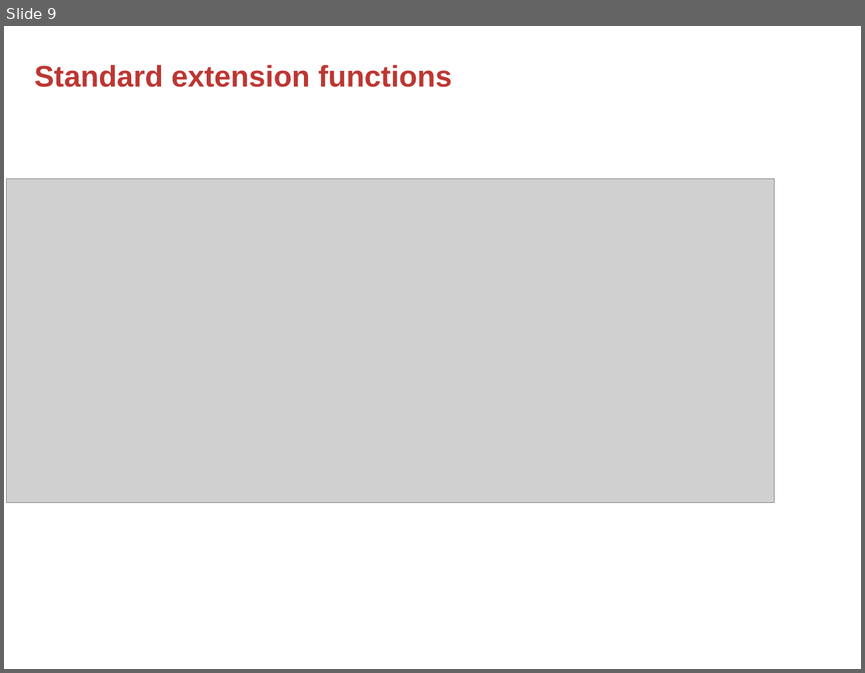
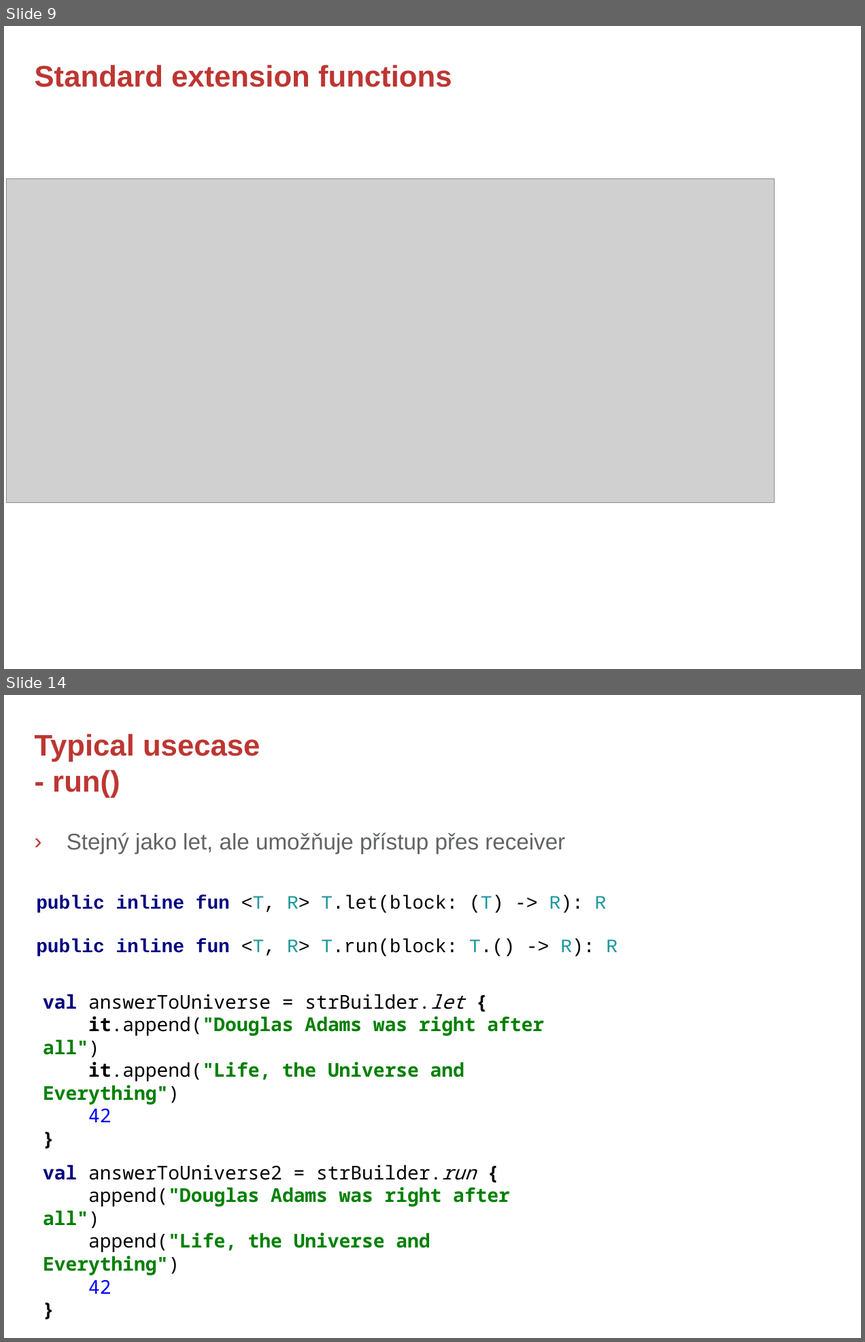
Before and after one commit to rokusjar/KotlinSkoleni, a slide deck: slides/Kotlin - 4. Standard Extension Functions.pptx. Shown one above the other, each under a label of ours: slide 9 before the commit, slides 9 and 14 after it; the slides between them are not shown. The pictures are 865x673 and 865x1342 pixels, drawn with LibreOffice and Linux fonts; fonts in the diff are those of the drawing; grey boxes stand for pictures; background and template pictures are left out. Boxes give left, top, right and bottom in pixels: in the first picture for what was removed or moved away, otherwise in the second. Text is boxed around its words. In the diff, an @@ line names an element or a change of style, - is before the commit and + after.

Commit message:
kotlin advanced - extension function typical usecase slides added

```diff
--- a/slides/Kotlin - 4. Standard Extension Functions.pptx
+++ b/slides/Kotlin - 4. Standard Extension Functions.pptx
@@ slide 14 added at bbox=[4, 695, 861, 1338], background #FFFFFF @@
@@ title added at bbox=[35, 734, 260, 797], 25 pt, text #BD3632, bold @@
+Typical usecase
+- run()
@@ text added at bbox=[67, 832, 565, 854], 19 pt, text #616365 @@
+› Stejný jako let, ale umožňuje přístup přes receiver
@@ text added at bbox=[36, 896, 606, 913], 16 pt, text #000000 @@
+public inline fun <T, R> T.let(block: (T) -> R): R
@@ text added at bbox=[36, 938, 617, 956], 16 pt, text #000000 @@
+public inline fun <T, R> T.run(block: T.() -> R): R
@@ text added at bbox=[43, 994, 544, 1122], 16 pt, text #008000, bold @@
+val answerToUniverse = strBuilder.let {
+it.append("Douglas Adams was right after all")
+it.append("Life, the Universe and Everything")
+42
+}
@@ text added at bbox=[43, 1164, 510, 1293], 16 pt, text #008000, bold @@
+val answerToUniverse2 = strBuilder.run {
+append("Douglas Adams was right after all")
+append("Life, the Universe and Everything")
+42
+}
@@ page number added at bbox=[795, 1293, 844, 1310], 12 pt, text #FFFFFF, bold @@
+14
```
Also in this commit, not shown: 4 other slides added.
